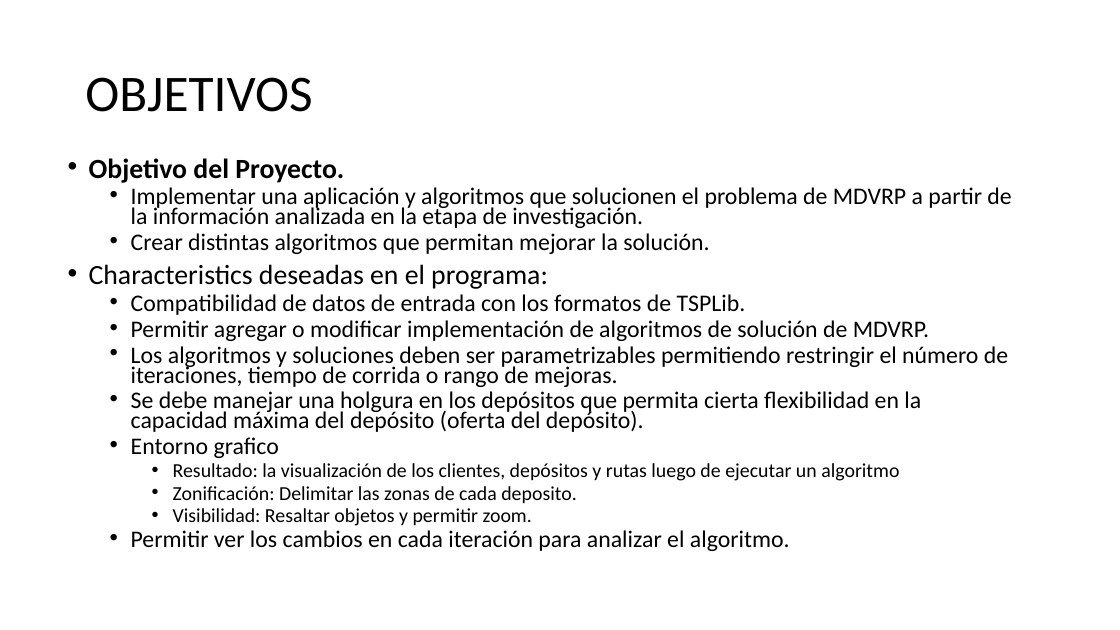
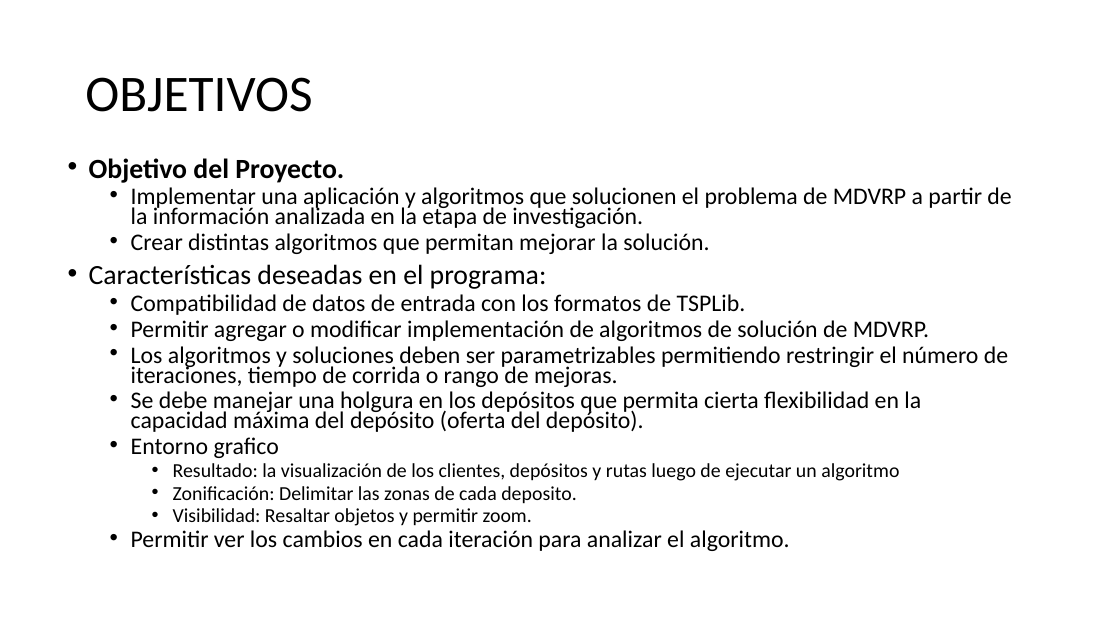
Before and after one commit to urubusale/proyvrp, a slide deck: slide 5 of Version/Documentación/MDVRP.pptx. Drawn at 1120x630 pixels with LibreOffice and Linux fonts; fonts in the diff are those of the drawing. Boxes give left, top, right and bottom in pixels: in the first picture for what was removed or moved away, otherwise in the second. Text is boxed around its words. In the diff, an @@ line names an element or a change of style, - is before the commit and + after.

```diff
--- a/Version/Documentación/MDVRP.pptx
+++ b/Version/Documentación/MDVRP.pptx
@@ text at bbox=[89, 264, 547, 289]: text changed @@
-• Characteristics deseadas en el programa:
+• Características deseadas en el programa:
```
Also in this commit, not shown: 10 other slides changed, 1 slide added, 1 slide removed.
